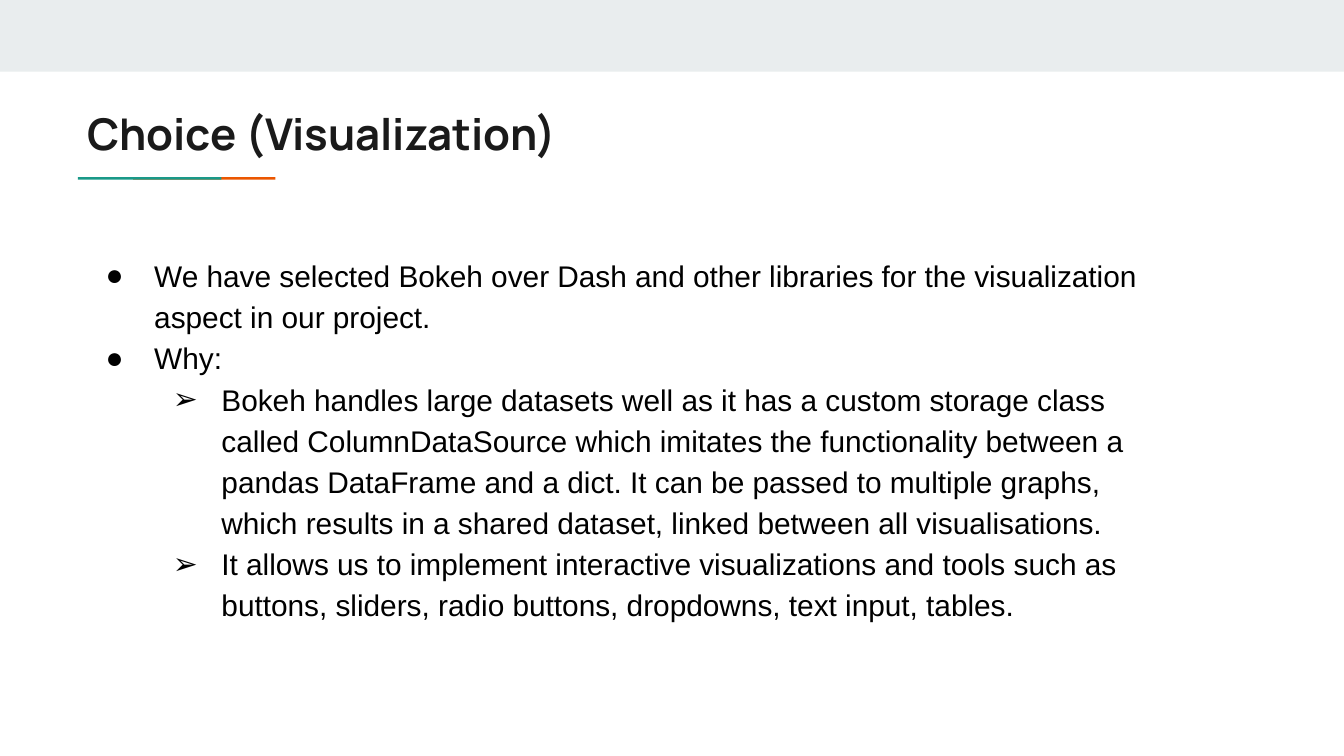
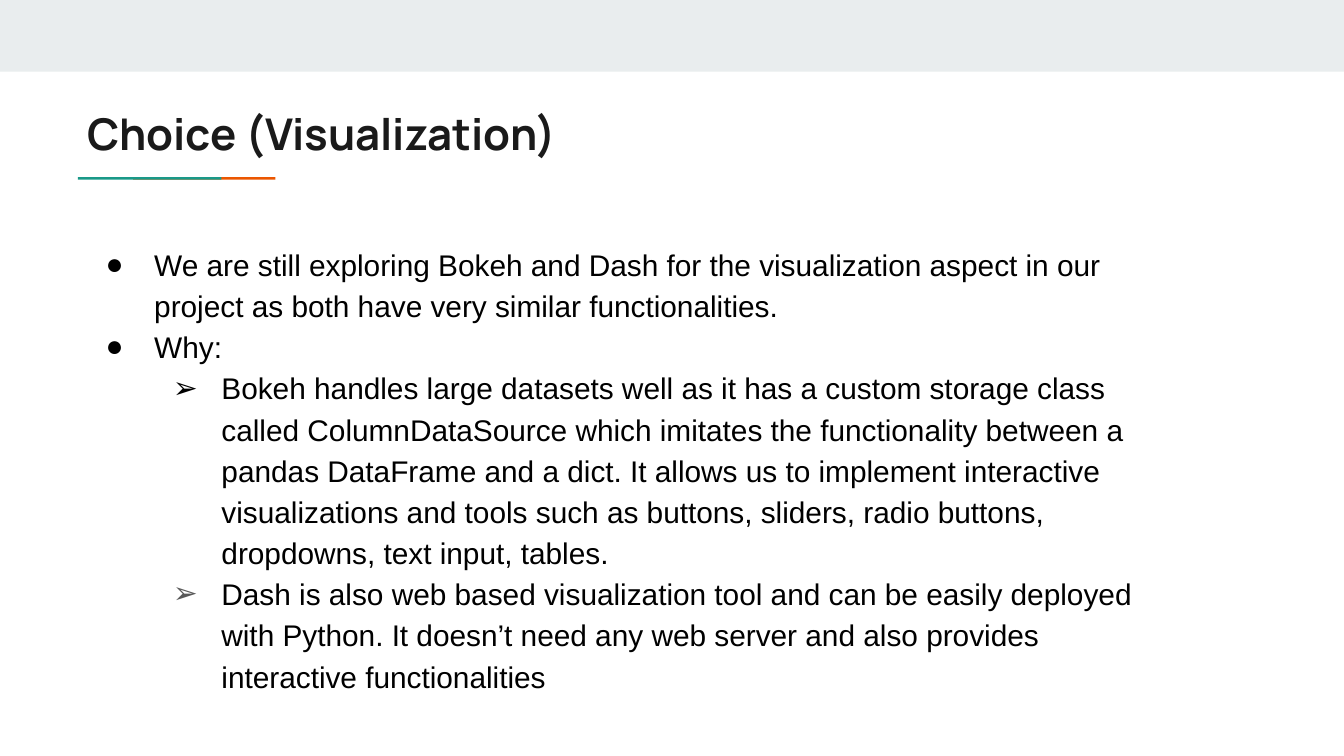
Before and after one commit to sagnikgh1899/FraudDetection, a slide deck: slide 15 of doc/Technology_Review_Medical_Provider_Fraud.pptx. Drawn at 1344x756 pixels with LibreOffice and Linux fonts; fonts in the diff are those of the drawing. Boxes give left, top, right and bottom in pixels: in the first picture for what was removed or moved away, otherwise in the second. Text is boxed around its words. In the diff, an @@ line names an element or a change of style, - is before the commit and + after.

Commit message:
Updated the presentation file

```diff
--- a/doc/Technology_Review_Medical_Provider_Fraud.pptx
+++ b/doc/Technology_Review_Medical_Provider_Fraud.pptx
@@ text "We are still exploring Bokeh ...": place and size @@
-text "We are still exploring Bokeh ..." at (154, 265, 1136, 622)
+text "We are still exploring Bokeh ..." at (154, 254, 1132, 689)
@@ text at (154, 254, 1100, 323): text changed @@
-● We have selected Bokeh over Dash and other libraries for the visualization aspect in our project.
+● We are still exploring Bokeh and Dash for the visualization aspect in our project as both have very similar functionalities.
@@ text at (221, 377, 1132, 689): text changed @@
-  ➢ Bokeh handles large datasets well as it has a custom storage class called ColumnDataSource which imitates the functionality between a pandas DataFrame and a dict. It can be passed to multiple graphs, which results in a shared dataset, linked between all visualisations.
-  ➢ It allows us to implement interactive visualizations and tools such as buttons, sliders, radio buttons, dropdowns, text input, tables.
+  ➢ Bokeh handles large datasets well as it has a custom storage class called ColumnDataSource which imitates the functionality between a pandas DataFrame and a dict. It allows us to implement interactive visualizations and tools such as buttons, sliders, radio buttons, dropdowns, text input, tables.
+  ➢ Dash is also web based visualization tool and can be easily deployed with Python. It doesn’t need any web server and also provides interactive functionalities
```
Also in this commit, not shown: 10 other slides changed, 1 slide removed.
